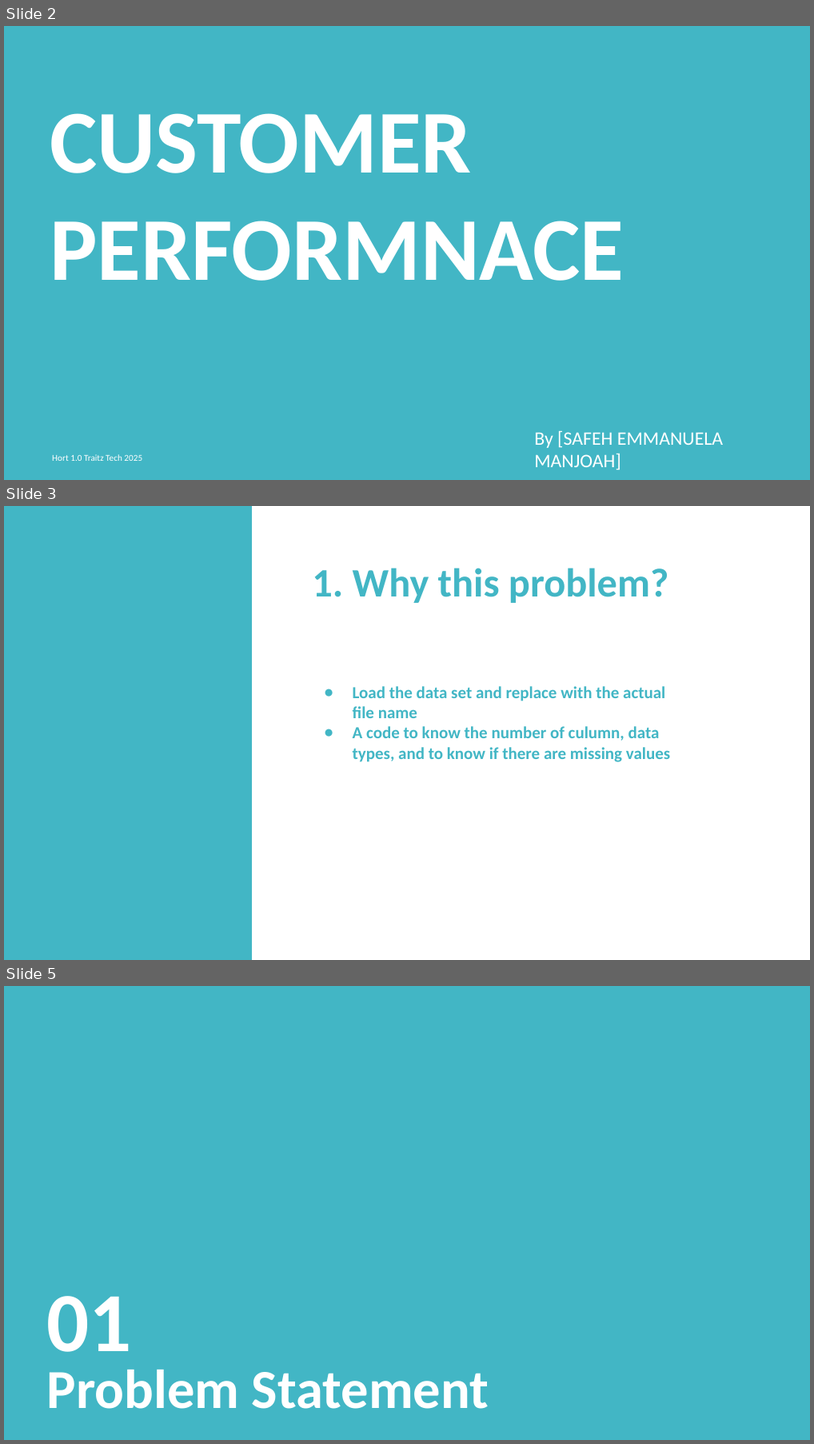
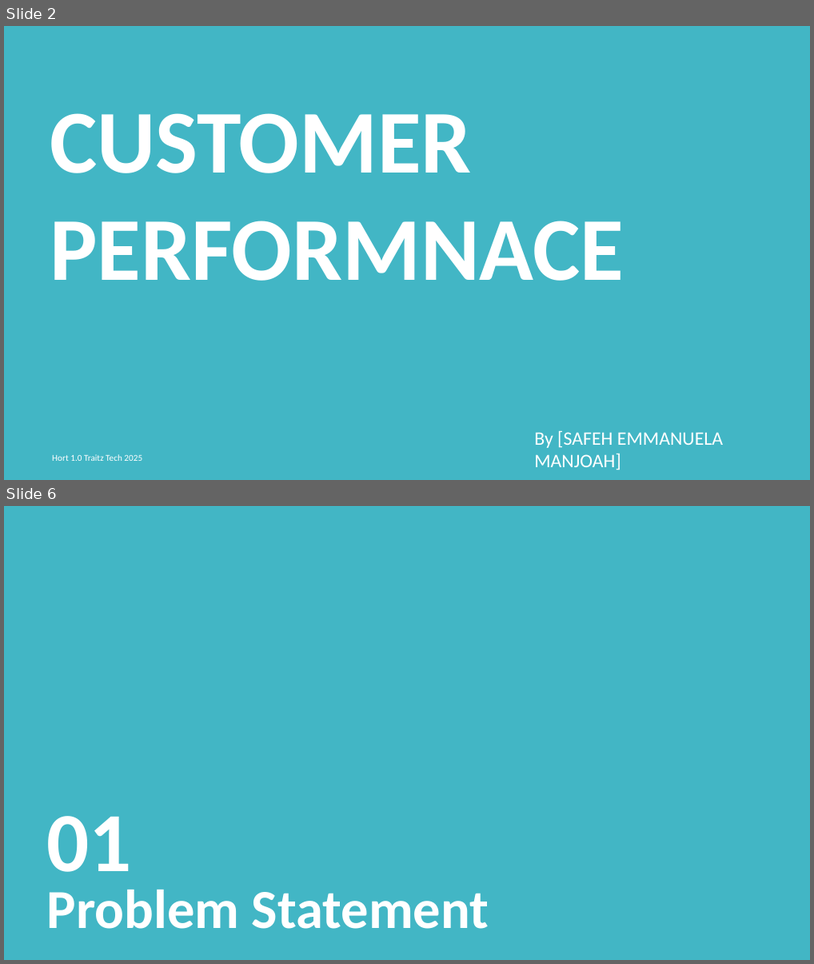
Before and after one commit to SafehEmmanuela/Final-Project, a slide deck: Traitz Tech Internship Project Presentation Template[1].pptx. Shown one above the other, each under a label of ours: slides 2, 3 and 5 before the commit, slides 2 and 6 after it; the slides between them are not shown. The pictures are 814x1444 and 814x964 pixels, drawn with LibreOffice and Linux fonts; fonts in the diff are those of the drawing. Boxes give left, top, right and bottom in pixels: in the first picture for what was removed or moved away, otherwise in the second. Text is boxed around its words. In the diff, an @@ line names an element or a change of style, - is before the commit and + after.

```diff
--- a/Traitz Tech Internship Project Presentation Template[1].pptx
+++ b/Traitz Tech Internship Project Presentation Template[1].pptx
@@ slide 3 removed at (x1=4, y1=506, x2=810, y2=960), background #FFFFFF @@
@@ rectangle removed at (x1=4, y1=506, x2=252, y2=959) @@
@@ text removed at (x1=312, y1=568, x2=669, y2=603) @@
-1. Why this problem?
@@ text removed at (x1=353, y1=686, x2=670, y2=762) @@
-● Load the data set and replace with the actual file name
-● A code to know the number of culumn, data types, and to know if there are missing values
@@ what was slide 5 is now slide 6 @@
```
Also in this commit, not shown: 3 slides added, 1 other slide removed, 1 other file.
